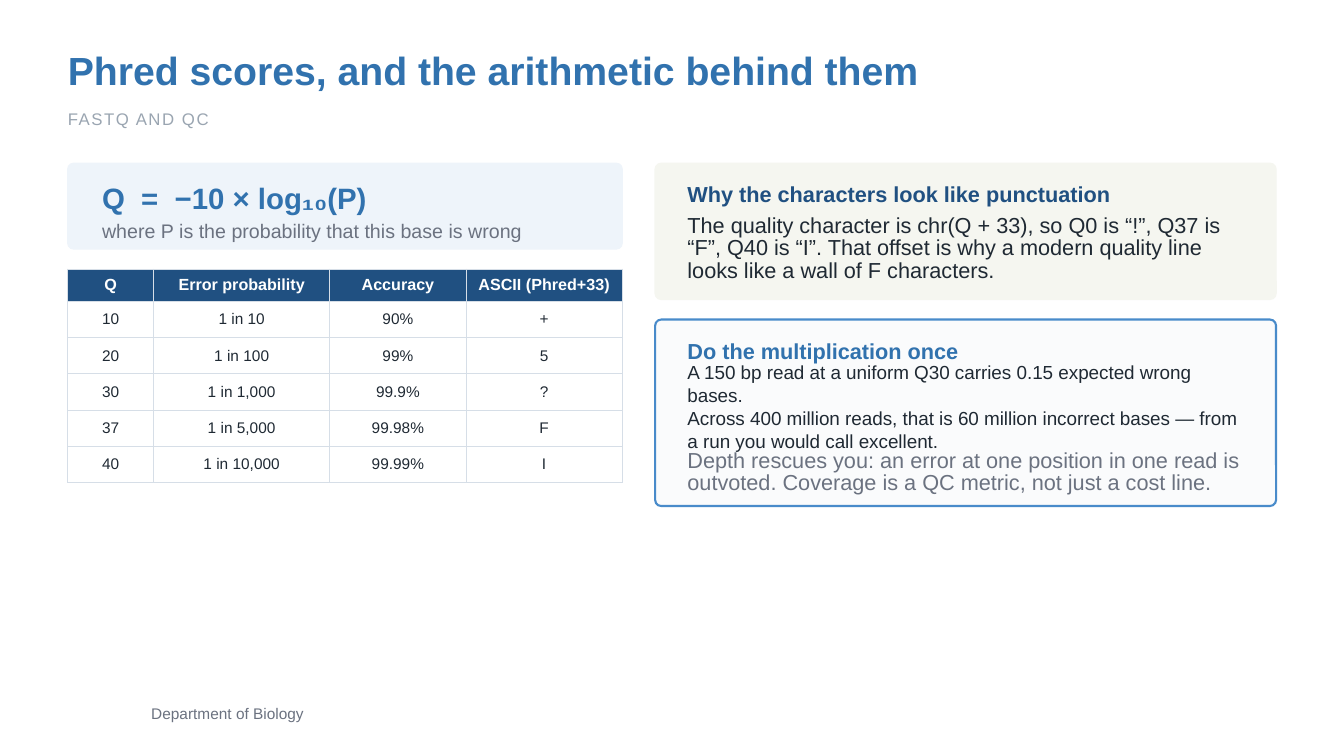
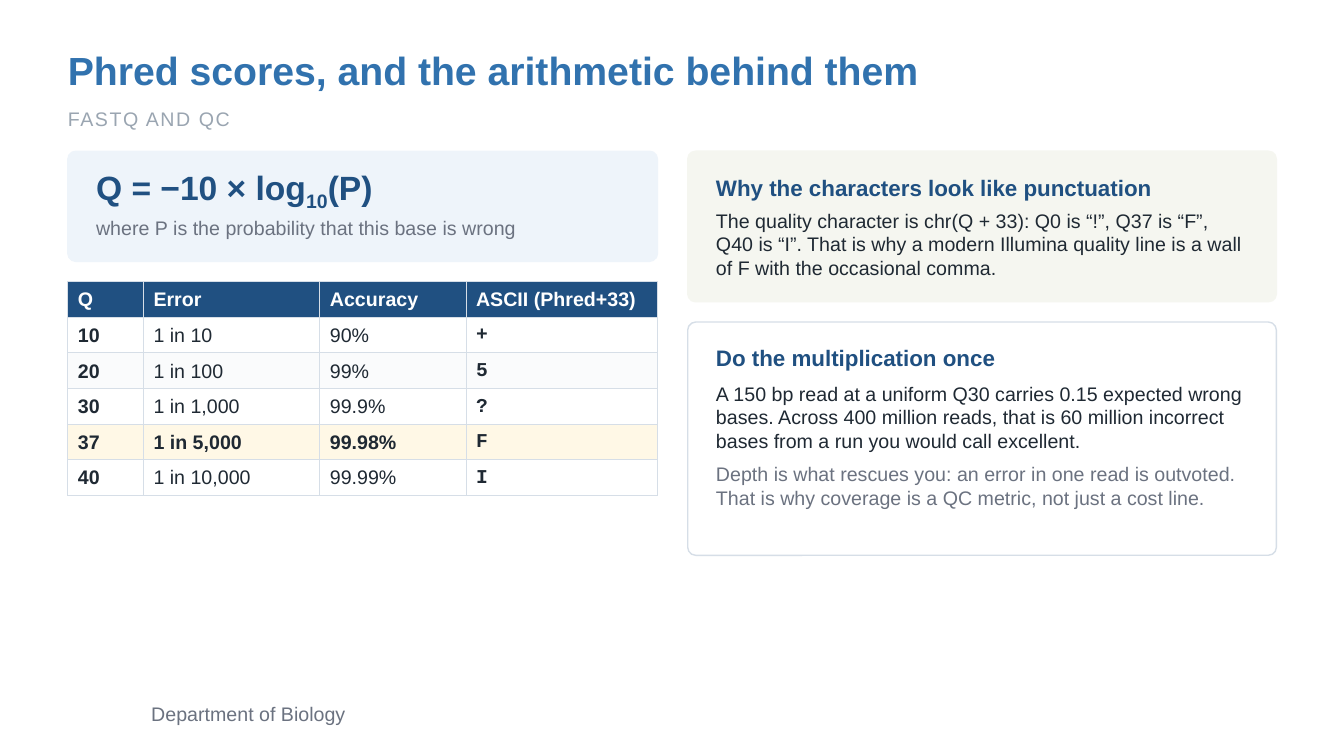
Before and after one commit to zhan4429/TuftsAppliedBioinfo, a slide deck: slide 23 of slides/week-02/Week02_Session1_Sequencing_Design_QC.pptx (slide 18 before the commit). Drawn at 1344x756 pixels with LibreOffice and Linux fonts; fonts in the diff are those of the drawing; background and template pictures are left out. Boxes give left, top, right and bottom in pixels: in the first picture for what was removed or moved away, otherwise in the second. Text is boxed around its words. In the diff, an @@ line names an element or a change of style, - is before the commit and + after.

```diff
--- a/slides/week-02/Week02_Session1_Sequencing_Design_QC.pptx
+++ b/slides/week-02/Week02_Session1_Sequencing_Design_QC.pptx
@@ text "FASTQ AND QC" at <box>68,112,230,130</box>: size 12 to 14 pt @@
@@ rounded rectangle: place and size @@
-rounded rectangle at <box>68,163,622,249</box>
+rounded rectangle at <box>68,151,657,261</box>
@@ rounded rectangle at <box>68,151,657,261</box>: proportions changed @@
@@ text at <box>96,175,373,207</box>: text changed; size 21 to 24 pt; text colour #3172AE to #205081 @@
-Q = −10 × log₁₀(P)
+Q = −10 × log10(P)
@@ rounded rectangle at <box>688,151,1276,301</box>: proportions changed @@
@@ rounded rectangle: place and size @@
-rounded rectangle at <box>655,163,1276,299</box>
+rounded rectangle at <box>688,151,1276,301</box>
@@ text "Why the characters look like ...": place and size @@
-text "Why the characters look like ..." at <box>687,186,1110,207</box>
+text "Why the characters look like ..." at <box>716,179,1152,201</box>
@@ text "Why the characters look like ..." at <box>716,179,1152,201</box>: size 15.5 to 16 pt; line spacing 1 to 19.2pt; vertical alignment middle to top @@
@@ text "where P is the probability ..." at <box>96,221,515,239</box>: line spacing 1 to 16.8pt; vertical alignment middle to top @@
@@ text at <box>716,213,1241,275</box>: text changed; size 15.5 to 14 pt @@
-The quality character is chr(Q + 33), so Q0 is “!”, Q37 is “F”, Q40 is “I”. That offset is why a modern quality line looks like a wall of F characters.
+The quality character is chr(Q + 33): Q0 is “!”, Q37 is “F”, Q40 is “I”. That is why a modern Illumina quality line is a wall of F with the occasional comma.
@@ table at <box>68,281,657,495</box> @@
-row 1, column 2: Error probability
+row 1, column 2: Error
@@ fill none to #FFFFFF in 12 cells @@
@@ fill none to #FAFBFC in row 3 @@
@@ fill none to #FFF8E6 in row 5 @@
@@ size 11.5 to 14 pt in "Q", "Accuracy", "ASCII (Phred+33)" @@
@@ size 11 to 14 pt in "10", "1 in 10", "90%", "+" and 16 more places @@
@@ bold on in "10", "+", "20", "5" and 8 more places @@
@@ font Arial to Courier New in "+", "5", "?", "F" and 1 more places @@
@@ alignment centre to left @@
@@ line spacing 1 to 16.8pt @@
@@ table: place and size @@
-table at <box>68,269,622,475</box>
+table at <box>68,281,657,495</box>
@@ rounded rectangle: place and size @@
-rounded rectangle at <box>655,320,1276,506</box>
+rounded rectangle at <box>688,322,1276,555</box>
@@ rounded rectangle at <box>688,322,1276,555</box>: fill #FAFBFC to #FFFFFF; outline #498BCA 1.5 pt to #D6DEE7 1 pt; proportions changed @@
@@ text "Do the multiplication once": place and size @@
-text "Do the multiplication once" at <box>687,343,959,364</box>
+text "Do the multiplication once" at <box>716,349,995,371</box>
@@ text "Do the multiplication once" at <box>716,349,995,371</box>: size 15.5 to 16 pt, text colour #3172AE to #205081; line spacing 1 to 19.2pt; vertical alignment middle to top @@
@@ text at <box>716,386,1241,452</box>: text changed; size 13.5 to 14 pt @@
-A 150 bp read at a uniform Q30 carries 0.15 expected wrong bases.
-Across 400 million reads, that is 60 million incorrect bases — from a run you would call excellent.
+A 150 bp read at a uniform Q30 carries 0.15 expected wrong bases. Across 400 million reads, that is 60 million incorrect bases from a run you would call excellent.
@@ vertical alignment middle to top in 3 elements at <box>716,386,1241,452</box>, <box>716,213,1241,275</box>, <box>716,467,1235,509</box> @@
@@ text at <box>716,467,1235,509</box>: text changed; size 15.5 to 14 pt @@
-Depth rescues you: an error at one position in one read is outvoted. Coverage is a QC metric, not just a cost line.
+Depth is what rescues you: an error in one read is outvoted. That is why coverage is a QC metric, not just a cost line.
@@ text "Department of Biology" at <box>151,707,345,725</box>: size 11 to 14 pt @@
```
Also in this commit, not shown: 16 other slides changed, 7 slides added, 2 slides removed, 7 other files.
